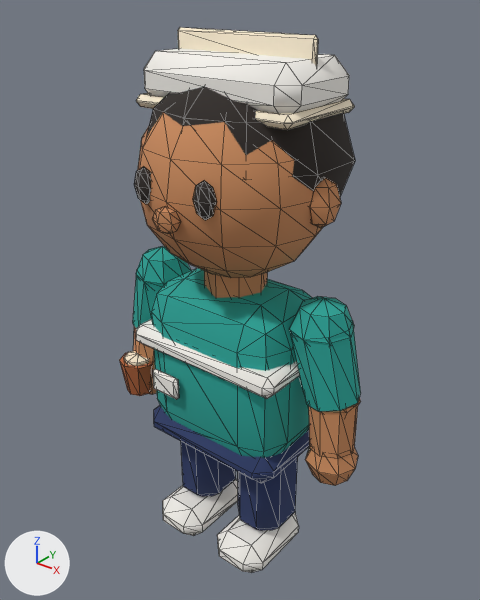
One commit to the glTF model assets/models/bittu.glb: the scene before it, then after it.
Camera for both pictures: a 50 mm camera at (0.69, -0.851, 1.068) aimed at (-0.009, 0.023, 0.527). The lights are fixed; the arrows at lower left show +X, +Y and +Z. The picture after the commit comes second. Mesh edges are drawn as thin lines. Vertices at exactly the same position are counted once.

The first picture shows 'arm_l', 'arm_r', 'body', 'head', 'leg_l', 'leg_r'.
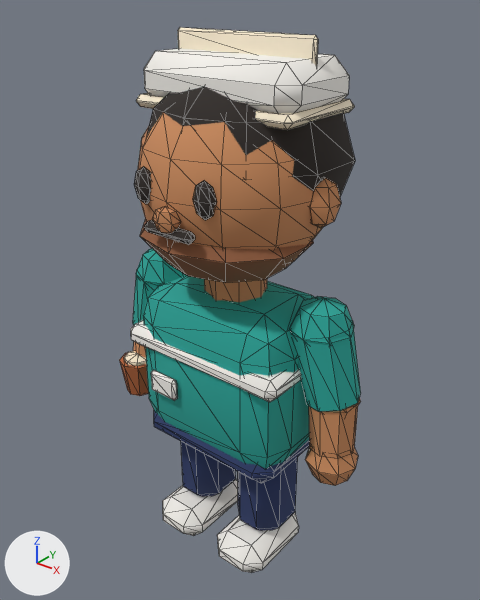
The newer file is also rescaled (x1.087) as a whole; pictures and numbers use the older file's frame.

Pixel boxes [x1, y1, x2, y2] of what changed, in the pictures (480 x 600 px; the box of a moved part takes in the faces that stretch with it):
```json
{"object": "head", "change": "reshaped", "before": [134, 27, 355, 278], "after": [134, 27, 355, 283]}
{"object": "body", "change": "reshaped", "before": [136, 268, 312, 483], "after": [131, 275, 314, 483]}
{"part": 1, "of": "me_bittu__body", "change": "moved or reshaped", "before": [136, 319, 300, 399], "after": [131, 320, 301, 402]}
{"part": 2, "of": "me_bittu__body", "change": "moved or reshaped", "before": [151, 268, 312, 458], "after": [143, 275, 314, 469]}
{"part": 3, "of": "me_bittu__head", "change": "added", "after": [140, 220, 314, 283], "on screen": "brown"}
{"part": 4, "of": "me_bittu__head", "change": "added", "after": [144, 220, 195, 244]}
```

Edits to the scene script, one JSON object a line:
```json
{"block": "me_bittu__body", "where": "# used by ob_body; location = (0.0, 0.0, 0.276)"}
{"op": "remove", "block": "me_bittu__body", "code": "me_bittu__body.from_pydata(...)  # 144 vertices, 256 faces; spans x -0.162..0.162, y -0.125..0.116, z -0.044..0.35"}
{"op": "add", "block": "me_bittu__body", "code": "me_bittu__body.from_pydata(...)  # 144 vertices, 256 faces; spans x -0.171..0.171, y -0.129..0.121, z -0.044..0.35"}
{"block": "me_bittu__body", "change": "me_bittu__body part 1: the loose piece of 24 vertices spanning x -0.162..0.162, y -0.116..0.116, z 0.163..0.205 is scaled about its middle by (1.06, 1.04, 1)"}
{"block": "me_bittu__body", "change": "me_bittu__body part 2: 56 of 144 vertices moved; they spanned x -0.152..0.152, y -0.106..0.106, z -0.028..0.294 and now span x -0.166..0.166, y -0.115..0.115, z -0.028..0.285; mean shift (0.0, 0.0, -0.005); largest move (-0.133, -0.087, 0.23) -> (-0.147, -0.096, 0.221)"}
{"block": "me_bittu__body", "change": "other edits to the shape of me_bittu__body do not show in these pictures"}
{"block": "me_bittu__head", "where": "# used by ob_head; location = (0.0, 0.0, 0.589)"}
{"op": "remove", "block": "me_bittu__head", "code": "me_bittu__head.from_pydata(...)  # 310 vertices, 580 faces; spans x -0.192..0.192, y -0.186..0.209, z 0.009..0.405"}
{"op": "add", "block": "me_bittu__head", "code": "me_bittu__head.from_pydata(...)  # 366 vertices, 684 faces; spans x -0.192..0.192, y -0.186..0.209, z 0.009..0.405"}
{"block": "me_bittu__head", "change": "me_bittu__head part 3: a new loose piece, a UV sphere (10 segments, 4 rings, poles along z) spanning x -0.15..0.15, y -0.166..0.11, z 0.018..0.166, in mat_palette (picture img_palette)"}
{"block": "me_bittu__head", "change": "me_bittu__head part 4: a new loose piece of 24 vertices spanning x -0.051..0.051, y -0.175..-0.151, z 0.118..0.136, in mat_palette (picture img_palette)"}
```
